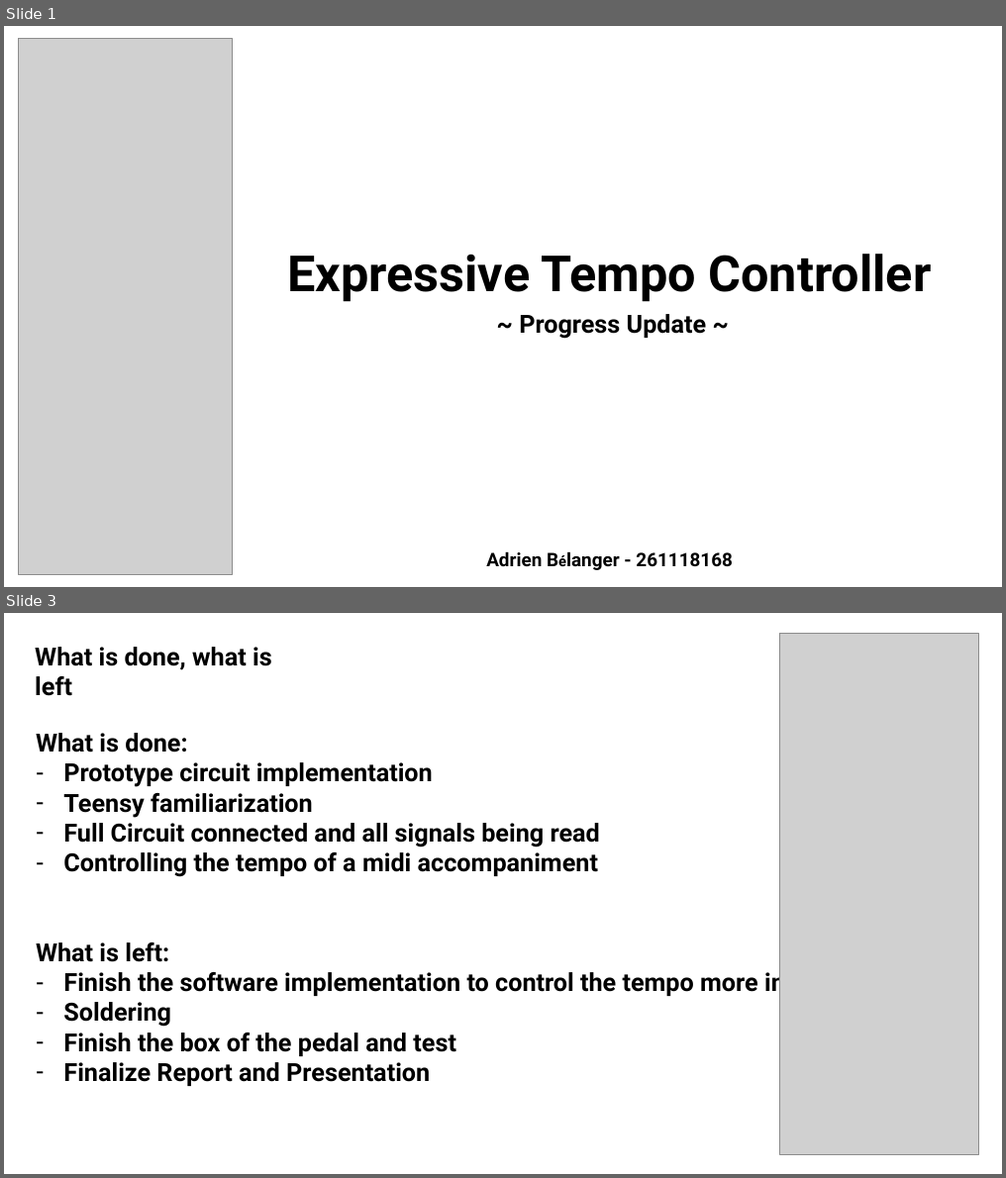
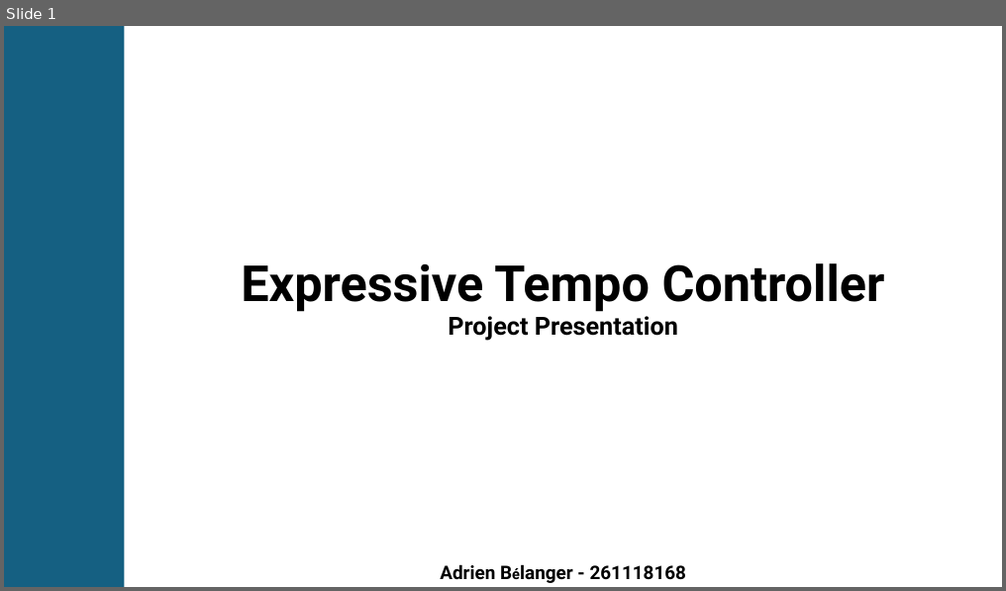
Before and after one commit to AdrienBelanger/306-Project, a slide deck: Presentation/Final Presentation.pptx. Shown one above the other, each under a label of ours: slides 1 and 3 before the commit, slide 1 after it; the slides between them are not shown. The pictures are 1006x1178 and 1006x591 pixels, drawn with LibreOffice and Linux fonts; fonts in the diff are those of the drawing; grey boxes stand for pictures. Boxes give left, top, right and bottom in pixels: in the first picture for what was removed or moved away, otherwise in the second. Text is boxed around its words. In the diff, an @@ line names an element or a change of style, - is before the commit and + after.

```diff
--- a/Presentation/Final Presentation.pptx
+++ b/Presentation/Final Presentation.pptx
@@ slide 3 removed at [4,613,1002,1174], background #FFFFFF @@
@@ picture removed at [779,633,979,1155] @@
@@ text removed at [35,647,272,696] @@
-What is done, what is left
@@ text removed at [36,733,874,1086] @@
-What is done:
-– Prototype circuit implementation
-– Teensy familiarization
-– Full Circuit connected and all signals being read
-– Controlling the tempo of a midi accompaniment
-What is left:
-– Finish the software implementation to control the tempo more intuitively
-– Soldering
-– Finish the box of the pedal and test
-– Finalize Report and Presentation
@@ slide 1 changed as well @@
@@ rectangle added at [4,26,125,587], fill #156082 @@
@@ picture removed at [18,38,233,574] @@
@@ text "Expressive Tempo Controller": place and size @@
-text "Expressive Tempo Controller" at [287,254,931,302]
+text "Expressive Tempo Controller" at [241,264,885,312]
@@ text at [448,316,678,341]: text changed @@
-~ Progress Update ~
+Project Presentation
@@ text "Adrien Bélanger - 261118168": place and size @@
-text "Adrien Bélanger - 261118168" at [486,552,733,567]
+text "Adrien Bélanger - 261118168" at [440,565,687,580]
```
Also in this commit, not shown: 6 slides added, 3 other slides removed, 6 other files.
